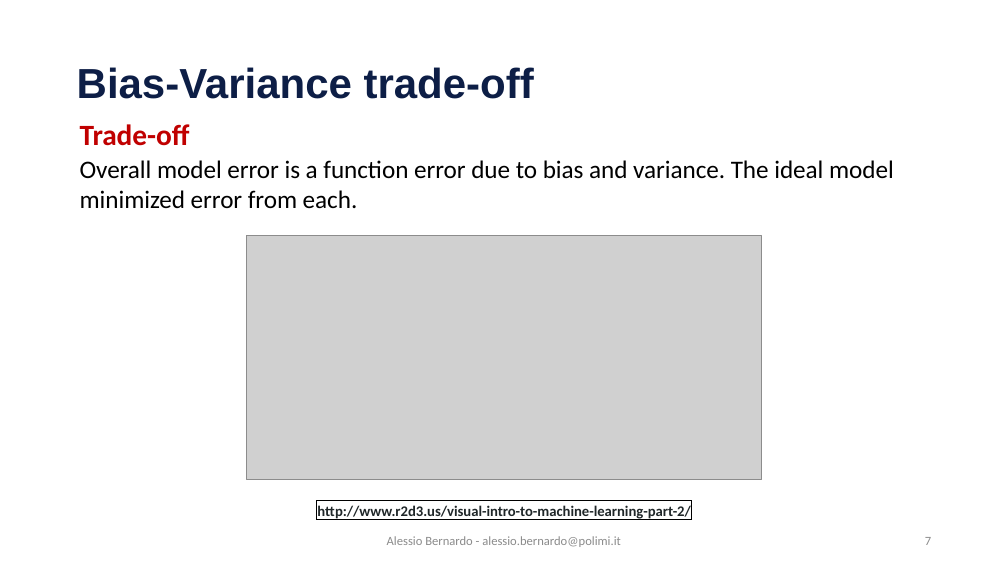
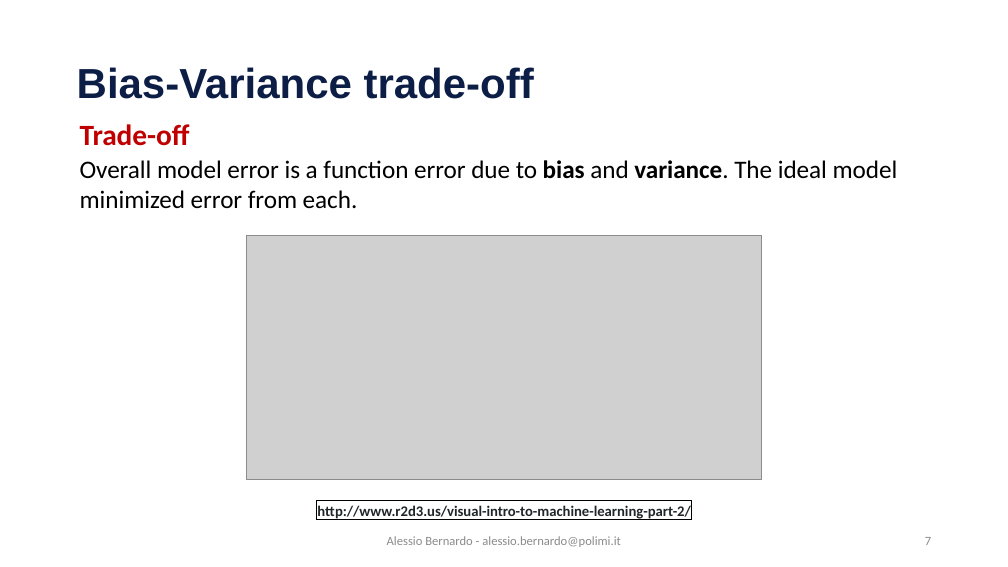
Before and after one commit to emanueledellavalle/streaming-data-analytics, a slide deck: slide 7 of lectures/12_SML_predicting-data-streams/12_2_Ensemble_Classification.pptx. Drawn at 1008x567 pixels with LibreOffice and Linux fonts; fonts in the diff are those of the drawing; grey boxes stand for pictures; background and template pictures are left out. Boxes give left, top, right and bottom in pixels: in the first picture for what was removed or moved away, otherwise in the second. Text is boxed around its words. In the diff, an @@ line names an element or a change of style, - is before the commit and + after.

```diff
--- a/lectures/12_SML_predicting-data-streams/12_2_Ensemble_Classification.pptx
+++ b/lectures/12_SML_predicting-data-streams/12_2_Ensemble_Classification.pptx
@@ text at <box>80,160,898,209</box>: bold on in "bias variance." @@
```
Also in this commit, not shown: 3 other slides changed, 5 other files.
